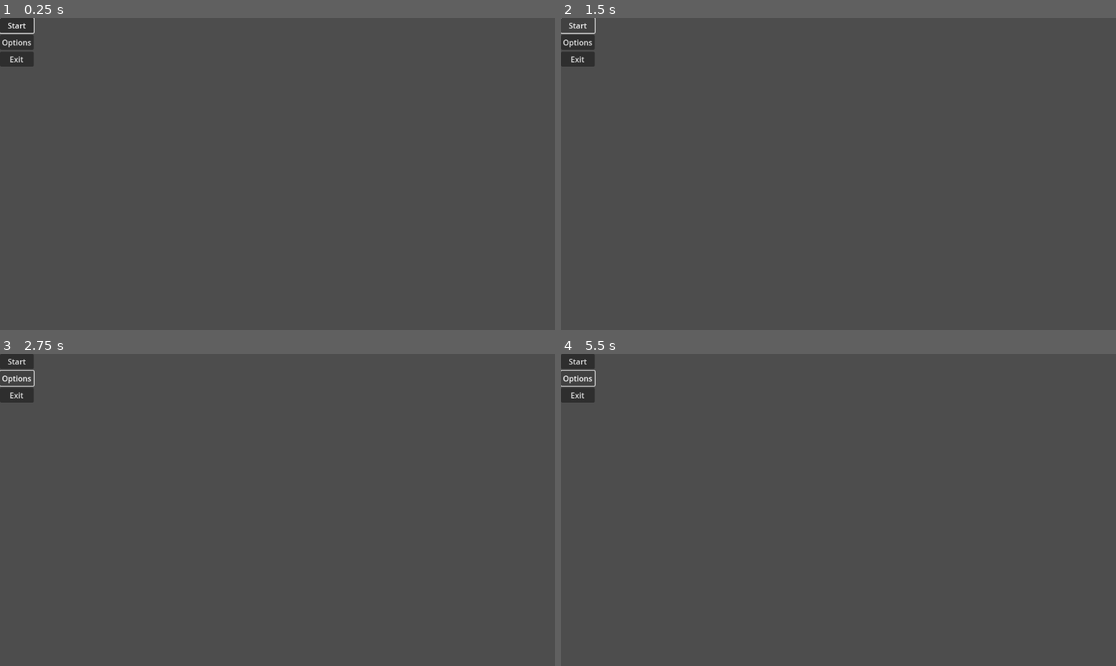
Above: before the commit, frames 1-4 (two rows, left to right).
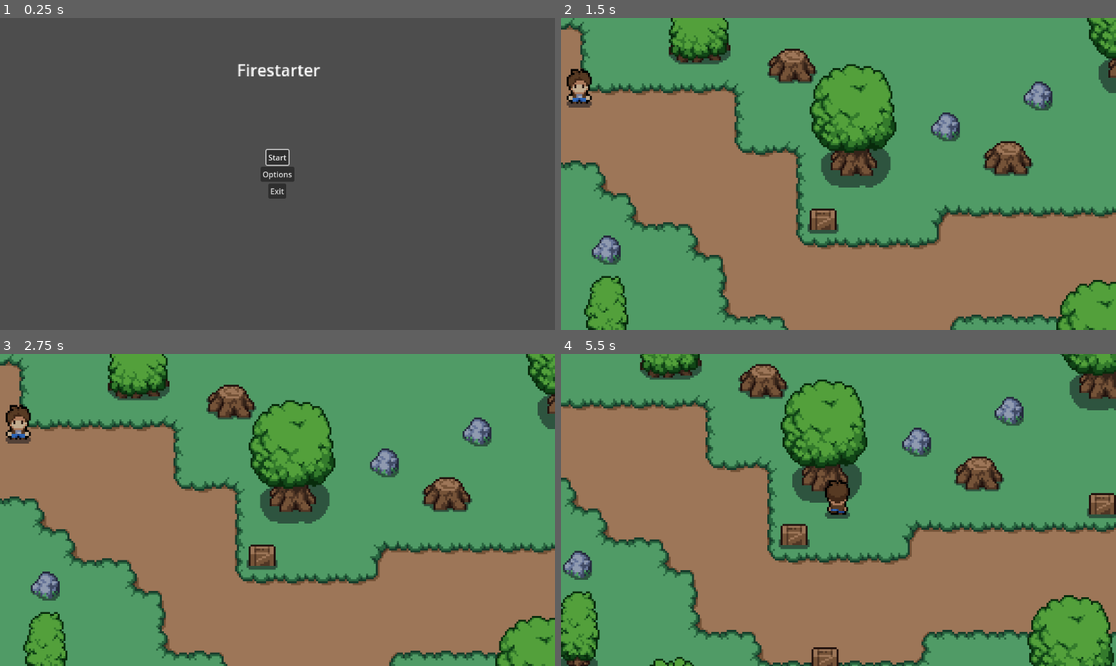
Above: after the commit, the same moments.

Repository: jo9182/Firestarter
Game: Godot game, scene res://scenes/menu.tscn
Two runs of this game, one before a commit and one after it. Both use one fixed random seed, a clock stepped at 60 frames per second and the inputs below. The project has no main scene, so this scene is started directly.
Inputs (mouse positions are in pixels of both pictures, inside the frame that each line leads up to):
- Up to frame 1 (0.25 s): no input
- Up to frame 2 (1.5 s): click "Start" at 0.5 s; click (577, 24) at 1.25 s, where only the run before the commit has a clickable "Start"
- Up to frame 3 (2.75 s): click (16, 378) at 2 s, where only the run before the commit has a clickable "Options"
- Up to frame 4 (5.5 s): hold Right (ui_right) 2.78-3.53 s; hold Down (ui_down) 3.53-4.28 s; hold Right (ui_right) 4.28-5.03 s; hold Up (ui_up) from 5.03 s (still down)

The runs differ from the first frame. In frame 1, 1.8% of the frame differs, in the area x 0-58%, y 0-58%; in frame 2, 100%; in frame 3, 100%; in frame 4, 100%, in the area x 0-100%, y 0-100%.
Error before the commit: Invalid call. Nonexistent function 'change_scene' in base 'SceneTree'. (res://menu.gd:7)

Commit message:
Very basic menu
Options button has no functionality, working on that.

Diff:
--- a/menu.gd
+++ b/menu.gd
@@ -4,7 +4,7 @@
 	$VBoxContainer/StartButton.grab_focus()
 
 func _on_start_button_pressed() -> void:
-	get_tree().change_scene("res://scenes/world.tscn")
+	get_tree().change_scene_to_file("res://scenes/world.tscn")
 
 
 
--- a/scenes/menu.tscn
+++ b/scenes/menu.tscn
@@ -12,21 +12,52 @@
 script = ExtResource("1_yqeox")
 
 [node name="VBoxContainer" type="VBoxContainer" parent="."]
-layout_mode = 0
-offset_right = 40.0
-offset_bottom = 40.0
+layout_mode = 1
+anchors_preset = 8
+anchor_left = 0.5
+anchor_top = 0.5
+anchor_right = 0.5
+anchor_bottom = 0.5
+offset_left = -35.0
+offset_top = -50.5
+offset_right = 35.0
+offset_bottom = 50.5
+grow_horizontal = 2
+grow_vertical = 2
 
 [node name="StartButton" type="Button" parent="VBoxContainer"]
 layout_mode = 2
+size_flags_horizontal = 4
+size_flags_vertical = 4
 text = "Start"
 
 [node name="OptionButton" type="Button" parent="VBoxContainer"]
 layout_mode = 2
+size_flags_horizontal = 4
+size_flags_vertical = 4
 text = "Options"
 
 [node name="ExitButton" type="Button" parent="VBoxContainer"]
 layout_mode = 2
+size_flags_horizontal = 4
+size_flags_vertical = 4
 text = "Exit"
+
+[node name="RichTextLabel" type="RichTextLabel" parent="."]
+custom_minimum_size = Vector2(85, 30)
+layout_mode = 1
+anchors_preset = 5
+anchor_left = 0.5
+anchor_right = 0.5
+offset_left = -84.5
+offset_top = 83.0
+offset_right = 0.5
+offset_bottom = 113.0
+grow_horizontal = 2
+scale = Vector2(2.10504, 2.10953)
+text = "Firestarter"
+scroll_active = false
+tab_size = 10
 
 [connection signal="pressed" from="VBoxContainer/StartButton" to="." method="_on_start_button_pressed"]
 [connection signal="pressed" from="VBoxContainer/ExitButton" to="." method="_on_exit_button_pressed"]
